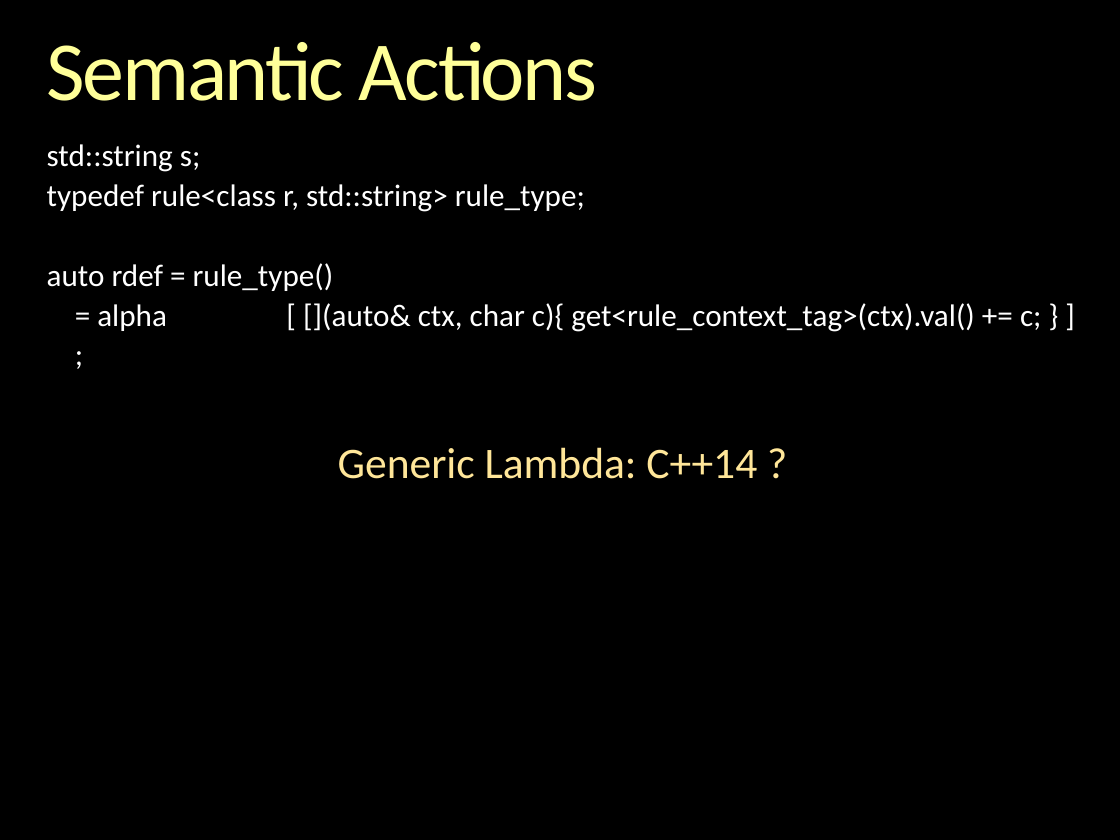
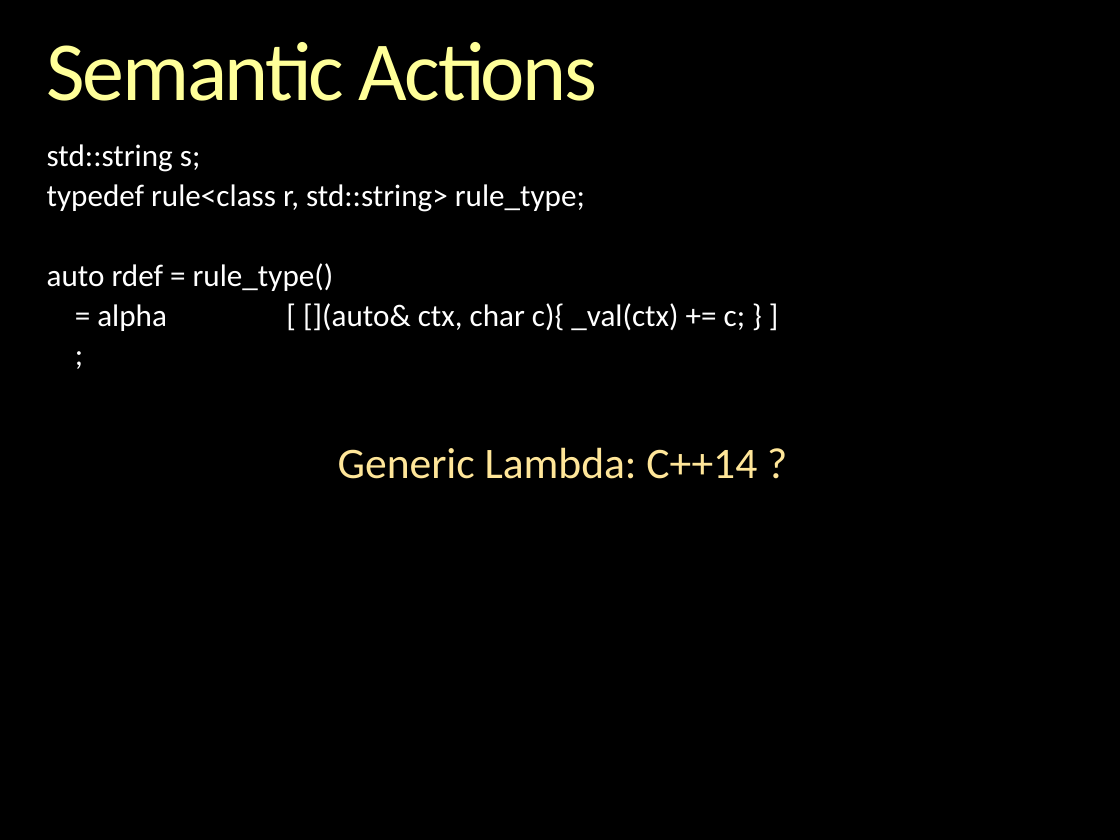
Before and after one commit to boostorg/spirit, a slide deck: slide 112 of libs/spirit/doc/cppnow_2013/Inside Spirit X3.pptx (slide 117 before the commit). Drawn at 1120x840 pixels with LibreOffice and Linux fonts; fonts in the diff are those of the drawing; background and template pictures are left out. Boxes give left, top, right and bottom in pixels: in the first picture for what was removed or moved away, otherwise in the second. Text is boxed around its words. In the diff, an @@ line names an element or a change of style, - is before the commit and + after.

```diff
--- a/libs/spirit/doc/cppnow_2013/Inside Spirit X3.pptx
+++ b/libs/spirit/doc/cppnow_2013/Inside Spirit X3.pptx
@@ text at <box>97,303,745,331</box>: text changed @@
-= alpha [ [](auto& ctx, char c){ get<rule_context_tag>(ctx).val() += c; } ]
+= alpha [ [](auto& ctx, char c){ _val(ctx) += c; } ]
```
Also in this commit, not shown: 14 other slides changed, 1 slide added, 5 slides removed.
